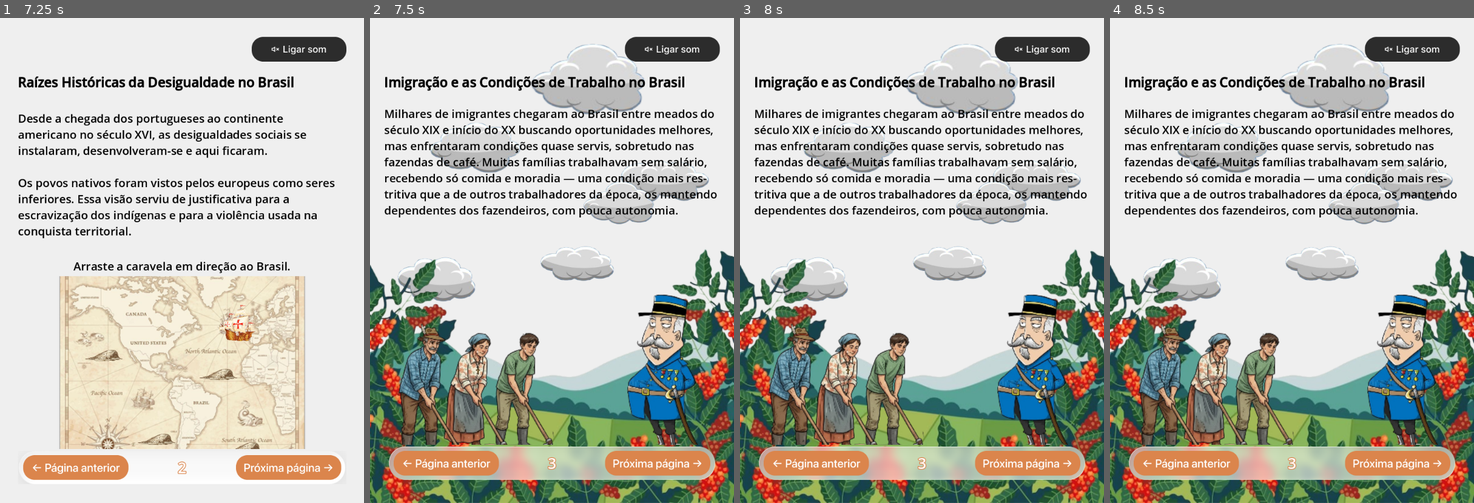
Above: before the commit, frames 1-4 (left to right).
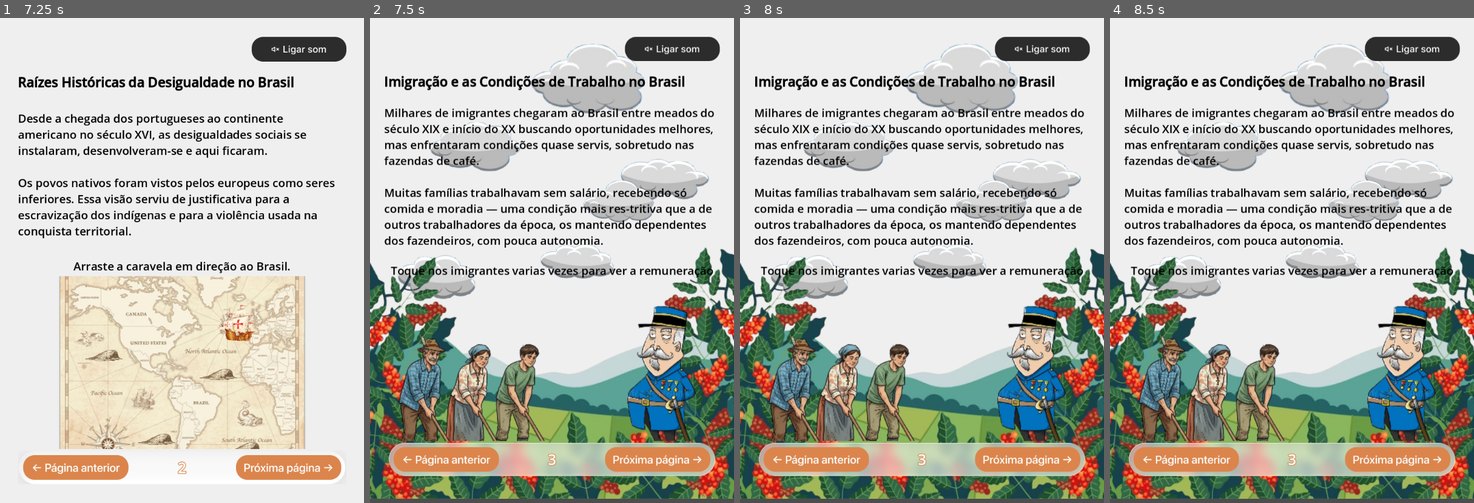
Above: after the commit, the same moments.

Repository: jdbsn/ebook-comp-grafica
Game: Godot game, scene res://scenes/paginas/pag5.tscn
Same seed, same stepped clock (60 frames per second), same inputs: the game is played once before the commit and once after it. This scene is started directly instead of the project's main scene. Video files are missing from this copy of the repository; at most half a second of black plays in their place.
Inputs (mouse positions are in pixels of both pictures, inside the frame that each line leads up to):
- Up to frame 1 (7.25 s): move the mouse to (262, 236) at 0.52 s; hold Right (ui_right) 0.53-1.25 s; click (262, 236) at 0.67 s; drag from (109, 284) to (163, 357) at 1.27 s; click (298, 47) at 2 s; click (76, 469) at 2.75 s; click (287, 469) at 3.5 s; click (298, 47) at 4.25 s; click (76, 469) at 5 s; click (298, 260) at 5.75 s; click (287, 469) at 6.5 s
- Up to frame 2 (7.5 s): click (657, 469) at 7.25 s
- Up to frame 3 (8 s): no input
- Up to frame 4 (8.5 s): move the mouse to (1215, 396) at 8.02 s; hold Right (ui_right) from 8.03 s (still down); click (1215, 396) at 8.17 s

Frame 1 is identical in both runs. In frame 2, 32% of the frame differs, in the area x 0-100%, y 3-100%; in frame 3, 32%; in frame 4, 32%.

Commit message:
fix: narrações

Diff:
--- a/scenes/paginas/pag3.tscn
+++ b/scenes/paginas/pag3.tscn
@@ -204,6 +204,7 @@
 anchor_bottom = 1.0
 grow_horizontal = 2
 grow_vertical = 2
+scale = Vector2(1, 0.991403)
 
 [node name="ColorRect" type="ColorRect" parent="."]
 layout_mode = 1
@@ -326,8 +327,19 @@
 size_flags_vertical = 3
 theme_override_colors/default_color = Color(0, 0, 0, 1)
 theme_override_font_sizes/normal_font_size = 24
-text = "Milhares de imigrantes chegaram ao Brasil entre mead …(96 unchanged characters)…  servis, sobretudo nas fazendas de café. Muitas famílias trabalhavam sem salário, recebendo só comida e moradia — uma condição mais res-tritiva que a de outros trabalhadores da época, os mantendo dependentes dos fazendeiros, com pouca autonomia."
+text = "Milhares de imigrantes chegaram ao Brasil entre mead …(96 unchanged characters)…  servis, sobretudo nas fazendas de café.
+
+Muitas famílias trabalhavam sem salário, recebendo só comida e moradia — uma condição mais res-tritiva que a de outros trabalhadores da época, os mantendo dependentes dos fazendeiros, com pouca autonomia."
 fit_content = true
+
+[node name="RichTextLabel3" type="RichTextLabel" parent="ColorRect/MarginContainer/VBoxContainer/MarginContainer/Conteudo"]
+layout_mode = 2
+size_flags_vertical = 3
+theme_override_colors/default_color = Color(0, 0, 0, 1)
+theme_override_font_sizes/normal_font_size = 24
+text = "Toque nos imigrantes varias vezes para ver a remuneração"
+fit_content = true
+horizontal_alignment = 1
 
 [node name="SubViewportContainer" type="SubViewportContainer" parent="ColorRect/MarginContainer/VBoxContainer"]
 layout_mode = 2
@@ -339,7 +351,7 @@
 transparent_bg = true
 handle_input_locally = false
 physics_object_picking = true
-size = Vector2i(708, 401)
+size = Vector2i(708, 342)
 render_target_update_mode = 4
 
 [node name="Platacao" parent="ColorRect/MarginContainer/VBoxContainer/SubViewportContainer/SubViewport" instance=ExtResource("12_s23ky")]
--- a/scenes/paginas/pag5.tscn
+++ b/scenes/paginas/pag5.tscn
@@ -99,7 +99,7 @@
 transparent_bg = true
 handle_input_locally = false
 physics_object_picking = true
-size = Vector2i(693, 351)
+size = Vector2i(2, 2)
 render_target_update_mode = 4
 
 [node name="Balanca" parent="ColorRect/MarginContainer/VBoxContainer/SubViewportContainer/SubViewport" instance=ExtResource("4_l0hph")]
Not shown, changed: assets/narracoes/pag2.ogg
Not shown, changed: assets/narracoes/pag3.ogg
Not shown, changed: assets/narracoes/pag6.ogg
